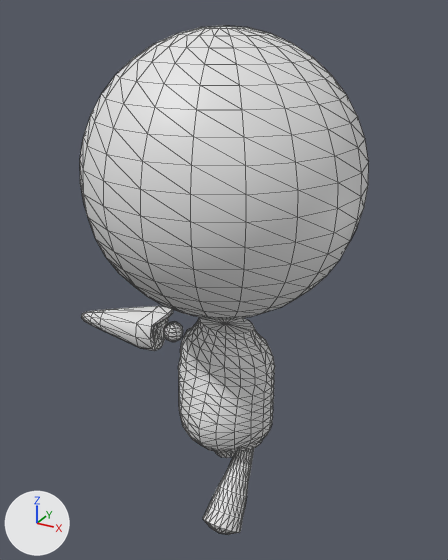
One commit to the OBJ model res/models/planetHead/exp_7.obj: the scene before it, then after it.
One viewpoint serves both versions: a 50 mm lens placed at (3.58, -6.54, 8.37), pointed at (-0.11, 0.17, 5.01). The axes (+X, +Y, +Z) are drawn at lower left. The lights are the same throughout. Mesh edges are drawn as thin lines. Where no turn or scale is listed for an object, it has been applied to the vertices.

Names of what the first picture shows: 'exp_7'.
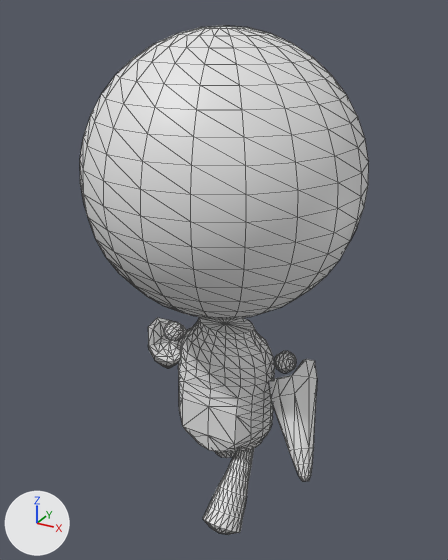
The change, as a diff of the scene's bpy script:
```diff
--- a/res/models/planetHead/exp_7.obj.py
+++ b/res/models/planetHead/exp_7.obj.py
@@ me_exp_7 @@
 # used by ob_exp_7; location = (0.0, 0.0, 0.0)
-me_exp_7.from_pydata(...)  # 1316 vertices, 2608 faces; spans x -2.41..1.72, y -1.74..1.7, z 1.6..8.18
+me_exp_7.from_pydata(...)  # 1438 vertices, 2844 faces; spans x -1.72..1.72, y -1.74..1.7, z 1.6..8.18
+# me_exp_7 part 1: the loose piece of 58 vertices spanning x -1.05..-0.76, y -0.05..0.24, z 3.9..4.2 is multiplied about its middle by the matrix ((0.372, 0.335, -0.866), (-0.669, 0.743, 0.0), (0.644, 0.58, 0.5)), then moved by (0.01, 0.0, 0.01)
+# me_exp_7 part 2: the loose piece of 90 vertices spanning x -2.41..-0.92, y -0.29..0.37, z 3.73..4.38 is multiplied about its middle by the matrix ((0.372, 0.335, -0.866), (-0.669, 0.743, 0.0), (0.644, 0.58, 0.5)), then moved by (0.45, 0.44, -0.56)
+# me_exp_7 part 3: the loose piece of 58 vertices spanning x -1.05..-0.76, y -0.05..0.24, z 3.9..4.2 is copied, and the copy is multiplied about its middle by the matrix ((-0.372, -0.335, 0.866), (0.669, -0.743, 0.0), (0.644, 0.58, 0.5)), then moved by (1.77, -0.01, 0.01); it spans x 0.72..1.02, y -0.06..0.24, z 3.92..4.21
+# me_exp_7 part 4: the loose piece of 90 vertices spanning x -2.41..-0.92, y -0.29..0.37, z 3.73..4.38 is copied, and the copy is multiplied about its middle by the matrix ((-0.372, -0.335, 0.866), (0.669, -0.743, 0.0), (0.644, 0.58, 0.5)), then moved by (2.86, -0.34, -0.56); it spans x 0.7..1.57, y -0.69..0.31, z 2.88..4.2
+# me_exp_7 part 5
+# 33 vertices are removed from x -0.43..0.41, y -0.7..-0.46, z 2.74..3.63
+# 88 faces are deleted
+# 2 vertices are added at (0.29, -0.44, 2.79), (-0.29, -0.43, 2.77)
+# 5 new vertices lie (0.42, 0.0, 0.0) away from vertices in x -0.43, y -0.46..-0.39, z 2.91..3.63
+# 36 new faces join them
```

Changed parts and their boxes (x1, y1, x2, y2) in the pictures (448 x 560 px; the box of a moved part takes in the faces that stretch with it):
part 1 of me_exp_7, moved or reshaped
    before: (164, 321, 183, 342)
    after: (164, 321, 184, 341)
part 2 of me_exp_7, moved or reshaped
    before: (81, 306, 173, 351)
    after: (148, 318, 187, 368)
part 3 of me_exp_7, added
    after: (274, 351, 296, 373)
part 4 of me_exp_7, added
    after: (269, 359, 317, 481)
part 5 of me_exp_7, cut back
    both: (179, 377, 251, 452)
